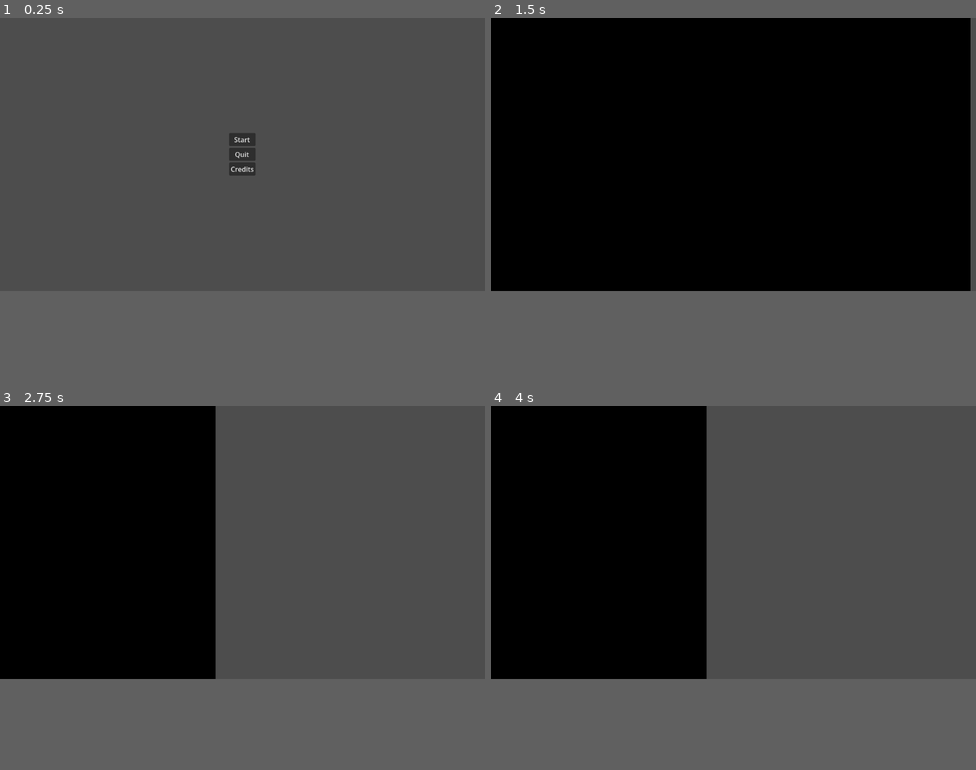
Above: before the commit, frames 1-4 (two rows, left to right).
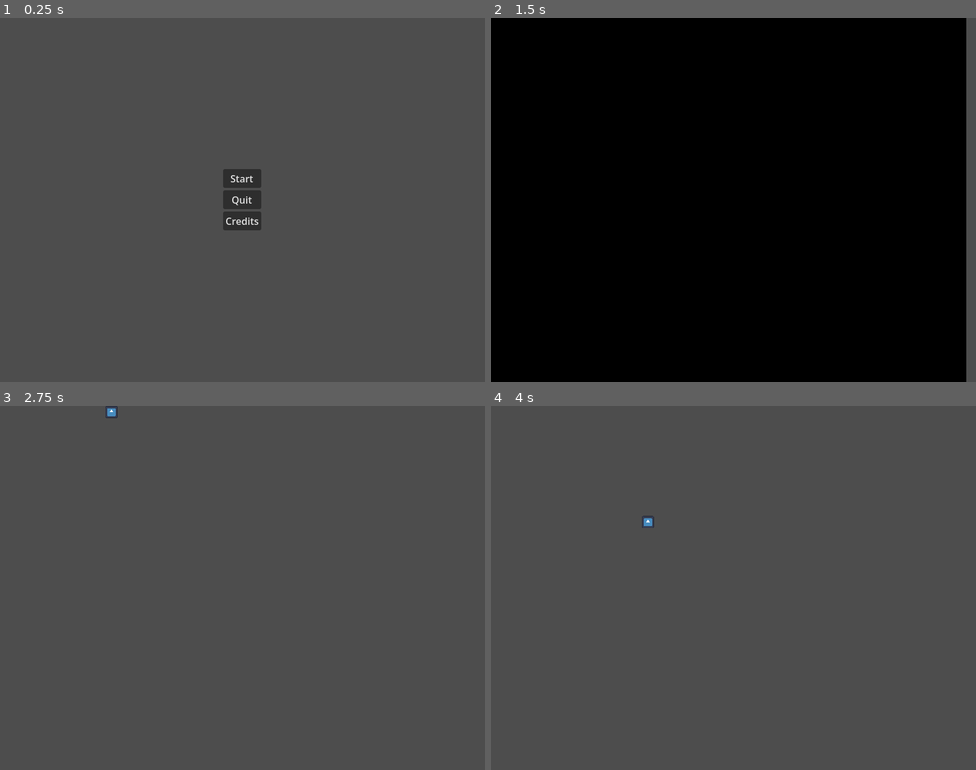
Above: after the commit, the same moments.

Repository: nonagaga/pizza-jam
Game: Godot game, scene res://Utility/SceneManager/scene_manager.tscn
Same seed, same stepped clock (60 frames per second), same inputs: the game is played once before the commit and once after it. The engine's default icon, where the game draws it, is replaced by a stand-in: a white triangle on a blue panel in a dark square.
Inputs (mouse positions are in pixels of both pictures, inside the frame that each line leads up to):
- Up to frame 1 (0.25 s): no input
- Up to frame 2 (1.5 s): click "Start" at 0.5 s; click "Start" at 1.25 s
- Up to frame 3 (2.75 s): tap Enter at 2 s; move the mouse to (349, 529) at 2.02 s; hold D (Move Right) from 2.03 s (still down); tap Space (ui_select) at 2.27 s
- Up to frame 4 (4 s): move the mouse to (636, 555) at 2.77 s; release D (Move Right) at 2.78 s; hold S (Move Down) 2.78-3.53 s; tap Space (ui_select) at 3.02 s; move the mouse to (782, 482) at 3.52 s; hold D (Move Right) from 3.53 s (still down)
In our replay, the window is 800x450 before the commit and 800x600 after it. These sizes can differ from the game's own. Grey fills any space a smaller window leaves; there, only what the larger window draws over its background counts as a difference.

The runs differ from the first frame. In frame 1, 1.6% of the frame differs, in the area x 46-54%, y 31-59%; in frame 2, 1.2%; in frame 3, 33%, in the area x 0-45%, y 0-75%; in frame 4, 33%.

Commit message:
Readded resolution

Diff:
--- a/Utility/SceneManager/Transitions/TRANS_black_wipe.tscn
+++ b/Utility/SceneManager/Transitions/TRANS_black_wipe.tscn
@@ -29,7 +29,7 @@
 "times": PackedFloat32Array(0, 1),
 "transitions": PackedFloat32Array(1, 1),
 "update": 0,
-"values": [Vector2(-640, 0), Vector2(0, 0)]
+"values": [Vector2(-800, 0), Vector2(0, 0)]
 }
 
 [sub_resource type="AnimationLibrary" id="AnimationLibrary_f5g0s"]
@@ -53,5 +53,4 @@
 grow_horizontal = 2
 grow_vertical = 2
 offset_transform_enabled = true
-offset_transform_position = Vector2(-640, 0)
 color = Color(0, 0, 0, 1)
--- a/project.godot
+++ b/project.godot
@@ -23,6 +23,8 @@
 
 [display]
 
+window/size/viewport_width=800
+window/size/viewport_height=600
 window/stretch/mode="canvas_items"
 window/stretch/scale_mode="integer"
 "<<<<<<<HEAD[file_customization]folder_colors"={
